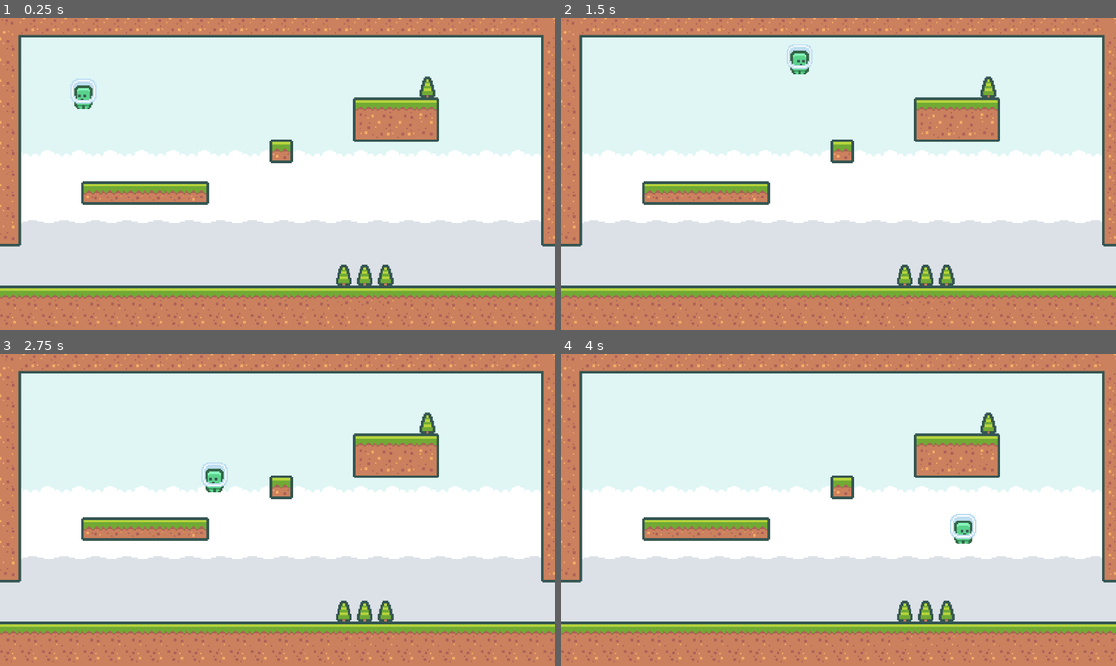
Above: before the commit, frames 1-4 (two rows, left to right).
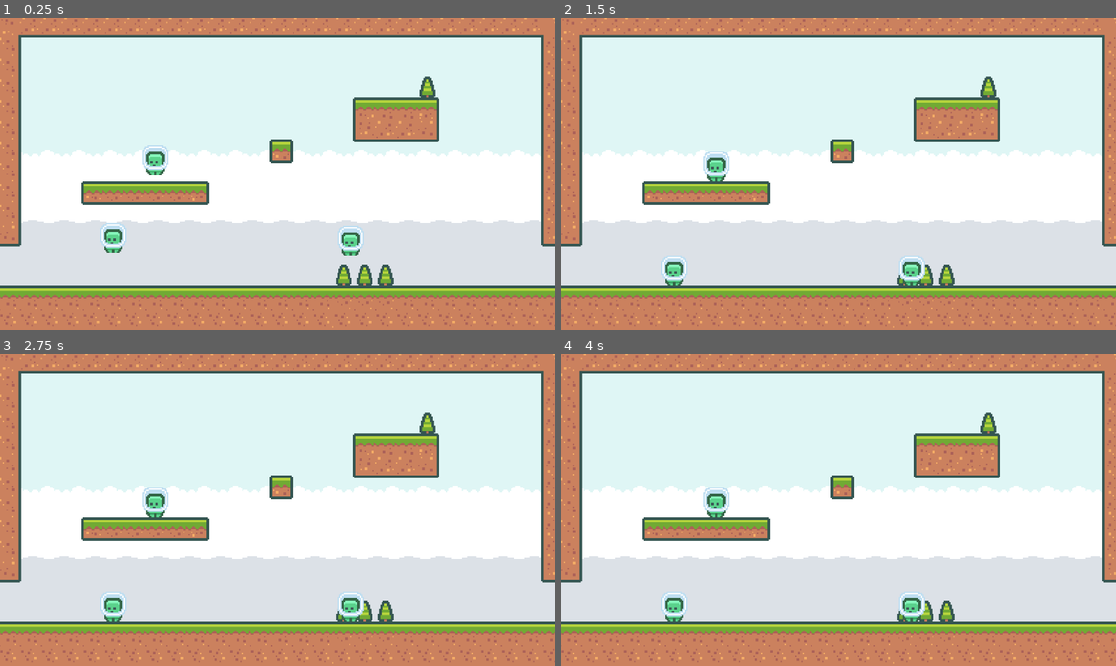
Above: after the commit, the same moments.

Repository: koldun256/rofls
Game: Godot game, scene res://scenes/level.tscn
Same seed, same stepped clock (60 frames per second), same inputs: the game is played once before the commit and once after it.
Inputs:
- Up to frame 1 (0.25 s): no input
- Up to frame 2 (1.5 s): tap Enter (ui_accept) at 0.5, 0.6, 0.77, 1.07, 1.35 s; hold Right (ui_right) from 0.53 s (still down)
- Up to frame 3 (2.75 s): tap Enter (ui_accept) at 1.52, 1.82, 2.1 s; release Right (ui_right) at 2.03 s; hold Left (ui_left) from 2.03 s (still down)
- Up to frame 4 (4 s): release Left (ui_left) at 2.78 s; hold Right (ui_right) from 2.78 s (still down); tap Enter (ui_accept) at 2.85, 3.02, 3.32, 3.6, 3.77 s

The runs differ from the first frame. In frame 1, 1.4% of the frame differs, in the area x 12-66%, y 19-77%; in frame 2, 1.4%; in frame 3, 1.5%, in the area x 18-66%, y 34-86%; in frame 4, 1.4%.

Commit message:
control changer

Diff:
--- a/project.godot
+++ b/project.godot
@@ -20,6 +20,59 @@
 window/size/viewport_width=1920
 window/size/viewport_height=1080
 
+[input]
+
+select1={
+"deadzone": 0.5,
+"events": [Object(InputEventKey,"resource_local_to_scene":false,"resource_name":"","device":0,"window_id":0,"alt_pressed":false,"shift_pressed":false,"ctrl_pressed":false,"meta_pressed":false,"pressed":false,"keycode":0,"physical_keycode":49,"key_label":0,"unicode":0,"echo":false,"script":null)
+]
+}
+select2={
+"deadzone": 0.5,
+"events": [Object(InputEventKey,"resource_local_to_scene":false,"resource_name":"","device":0,"window_id":0,"alt_pressed":false,"shift_pressed":false,"ctrl_pressed":false,"meta_pressed":false,"pressed":false,"keycode":0,"physical_keycode":50,"key_label":0,"unicode":0,"echo":false,"script":null)
+]
+}
+select3={
+"deadzone": 0.5,
+"events": [Object(InputEventKey,"resource_local_to_scene":false,"resource_name":"","device":0,"window_id":0,"alt_pressed":false,"shift_pressed":false,"ctrl_pressed":false,"meta_pressed":false,"pressed":false,"keycode":0,"physical_keycode":51,"key_label":0,"unicode":0,"echo":false,"script":null)
+]
+}
+select4={
+"deadzone": 0.5,
+"events": [Object(InputEventKey,"resource_local_to_scene":false,"resource_name":"","device":0,"window_id":0,"alt_pressed":false,"shift_pressed":false,"ctrl_pressed":false,"meta_pressed":false,"pressed":false,"keycode":0,"physical_keycode":52,"key_label":0,"unicode":0,"echo":false,"script":null)
+]
+}
+select5={
+"deadzone": 0.5,
+"events": [Object(InputEventKey,"resource_local_to_scene":false,"resource_name":"","device":0,"window_id":0,"alt_pressed":false,"shift_pressed":false,"ctrl_pressed":false,"meta_pressed":false,"pressed":false,"keycode":0,"physical_keycode":53,"key_label":0,"unicode":0,"echo":false,"script":null)
+]
+}
+select6={
+"deadzone": 0.5,
+"events": [Object(InputEventKey,"resource_local_to_scene":false,"resource_name":"","device":0,"window_id":0,"alt_pressed":false,"shift_pressed":false,"ctrl_pressed":false,"meta_pressed":false,"pressed":false,"keycode":0,"physical_keycode":54,"key_label":0,"unicode":0,"echo":false,"script":null)
+]
+}
+select7={
+"deadzone": 0.5,
+"events": [Object(InputEventKey,"resource_local_to_scene":false,"resource_name":"","device":0,"window_id":0,"alt_pressed":false,"shift_pressed":false,"ctrl_pressed":false,"meta_pressed":false,"pressed":false,"keycode":0,"physical_keycode":55,"key_label":0,"unicode":0,"echo":false,"script":null)
+]
+}
+select8={
+"deadzone": 0.5,
+"events": [Object(InputEventKey,"resource_local_to_scene":false,"resource_name":"","device":0,"window_id":0,"alt_pressed":false,"shift_pressed":false,"ctrl_pressed":false,"meta_pressed":false,"pressed":false,"keycode":0,"physical_keycode":56,"key_label":0,"unicode":0,"echo":false,"script":null)
+]
+}
+select9={
+"deadzone": 0.5,
+"events": [Object(InputEventKey,"resource_local_to_scene":false,"resource_name":"","device":0,"window_id":0,"alt_pressed":false,"shift_pressed":false,"ctrl_pressed":false,"meta_pressed":false,"pressed":false,"keycode":0,"physical_keycode":57,"key_label":0,"unicode":0,"echo":false,"script":null)
+]
+}
+select10={
+"deadzone": 0.5,
+"events": [Object(InputEventKey,"resource_local_to_scene":false,"resource_name":"","device":0,"window_id":0,"alt_pressed":false,"shift_pressed":false,"ctrl_pressed":false,"meta_pressed":false,"pressed":false,"keycode":0,"physical_keycode":48,"key_label":0,"unicode":0,"echo":false,"script":null)
+]
+}
+
 [rendering]
 
 textures/canvas_textures/default_texture_filter=0
--- a/scenes/player.tscn
+++ b/scenes/creep.tscn
@@ -1,13 +1,14 @@
 [gd_scene load_steps=4 format=3 uid="uid://onkaqc6y3rvn"]
 
-[ext_resource type="Script" path="res://scripts/player.gd" id="1_tfy2f"]
+[ext_resource type="Script" path="res://scripts/creep.gd" id="1_2x6pt"]
 [ext_resource type="Texture2D" uid="uid://bg778peeabi7h" path="res://graphics/characters/character_0000.png" id="2_d43k3"]
 
 [sub_resource type="CapsuleShape2D" id="CapsuleShape2D_k4ai3"]
 height = 24.0
 
-[node name="Player" type="CharacterBody2D"]
-script = ExtResource("1_tfy2f")
+[node name="creep" type="CharacterBody2D"]
+scale = Vector2(4, 4)
+script = ExtResource("1_2x6pt")
 
 [node name="Sprite2D" type="Sprite2D" parent="."]
 texture = ExtResource("2_d43k3")
--- /dev/null
+++ b/scenes/creep_manager.tscn
@@ -0,0 +1,17 @@
+[gd_scene load_steps=3 format=3 uid="uid://ck28aldno5kpa"]
+
+[ext_resource type="Script" path="res://scripts/creep_manager.gd" id="1_n3mp3"]
+[ext_resource type="PackedScene" uid="uid://onkaqc6y3rvn" path="res://scenes/creep.tscn" id="2_4dett"]
+
+[node name="creep_manager" type="Node"]
+script = ExtResource("1_n3mp3")
+creep_scenes = Array[PackedScene]([ExtResource("2_4dett")])
+
+[node name="creep1" parent="." instance=ExtResource("2_4dett")]
+position = Vector2(350, 647)
+
+[node name="creep2" parent="." instance=ExtResource("2_4dett")]
+position = Vector2(479, 409)
+
+[node name="creep3" parent="." instance=ExtResource("2_4dett")]
+position = Vector2(1077, 656)
--- a/scenes/level.tscn
+++ b/scenes/level.tscn
@@ -1,9 +1,10 @@
-[gd_scene load_steps=5 format=3 uid="uid://dbkhjo7p1xvig"]
+[gd_scene load_steps=6 format=3 uid="uid://dbkhjo7p1xvig"]
 
 [ext_resource type="Script" path="res://scripts/bg.gd" id="1_ysrm1"]
 [ext_resource type="TileSet" uid="uid://cbrm6tgdqdd1f" path="res://graphics/tile sets/background_tile_set.tres" id="2_1fwm0"]
 [ext_resource type="TileSet" uid="uid://b2eehst0nvoyj" path="res://graphics/tile sets/terrain_tile_set.tres" id="2_gao20"]
-[ext_resource type="PackedScene" uid="uid://onkaqc6y3rvn" path="res://scenes/player.tscn" id="3_u373p"]
+[ext_resource type="PackedScene" uid="uid://onkaqc6y3rvn" path="res://scenes/creep.tscn" id="3_u373p"]
+[ext_resource type="Script" path="res://scripts/creep_manager.gd" id="4_ppr3i"]
 
 [node name="level" type="Node2D"]
 
@@ -45,10 +46,19 @@
 format = 2
 layer_0/tile_data = PackedInt32Array(917504, 131073, 6, 917505, 131073, 6, 917506, 131073, 6, 917507, 131073, 6, 917508 …(2059 unchanged characters)…
 
-[node name="Player" parent="." instance=ExtResource("3_u373p")]
-position = Vector2(259, 206)
-scale = Vector2(4, 4)
-
-[node name="Camera2D" type="Camera2D" parent="."]
+[node name="camera" type="Camera2D" parent="."]
 position = Vector2(853, 486)
 zoom = Vector2(1.13, 1.13)
+
+[node name="creep_manager" type="Node" parent="."]
+script = ExtResource("4_ppr3i")
+creep_scenes = Array[PackedScene]([ExtResource("3_u373p")])
+
+[node name="creep1" parent="creep_manager" instance=ExtResource("3_u373p")]
+position = Vector2(350, 647)
+
+[node name="creep2" parent="creep_manager" instance=ExtResource("3_u373p")]
+position = Vector2(479, 409)
+
+[node name="creep3" parent="creep_manager" instance=ExtResource("3_u373p")]
+position = Vector2(1077, 656)
--- /dev/null
+++ b/scripts/creep.gd
@@ -0,0 +1,34 @@
+extends CharacterBody2D
+
+
+const SPEED = 500.0
+const JUMP_VELOCITY = -800.0
+
+var gravity = ProjectSettings.get_setting("physics/2d/default_gravity")
+@onready var sprite = get_node("Sprite2D")
+var controllable = false
+func _ready():
+	(get_parent() as CreepManager).change_control.connect(handle_connect)
+
+func handle_connect(creep):
+	controllable = creep == self
+
+func _physics_process(delta):
+	if not is_on_floor():
+		velocity.y += gravity * delta
+
+	if controllable:
+		if Input.is_action_just_pressed("ui_accept") and is_on_floor():
+			velocity.y = JUMP_VELOCITY
+
+		var direction = Input.get_axis("ui_left", "ui_right")
+		if direction > 0:
+			sprite.flip_h = true
+		if direction < 0:
+			sprite.flip_h = false
+		if direction:
+			velocity.x = direction * SPEED
+		else:
+			velocity.x = move_toward(velocity.x, 0, SPEED)
+
+	move_and_slide()
--- /dev/null
+++ b/scripts/creep_manager.gd
@@ -0,0 +1,14 @@
+class_name CreepManager extends Node
+
+signal change_control(creep)
+@export var creep_scenes: Array[PackedScene]
+@export var selected = 0
+@onready var creeps = get_children()
+
+func _process(delta):
+	for i in range(1,11):
+		if Input.is_action_just_pressed("select%d" % i):
+			if i > creeps.size():
+				print("Cannot select %d" % i)
+				return
+			change_control.emit(creeps[i - 1])
--- a/scripts/player.gd
+++ /dev/null
@@ -1,32 +0,0 @@
-extends CharacterBody2D
-
-
-const SPEED = 500.0
-const JUMP_VELOCITY = -800.0
-
-# Get the gravity from the project settings to be synced with RigidBody nodes.
-var gravity = ProjectSettings.get_setting("physics/2d/default_gravity")
-@onready var sprite = get_node("Sprite2D")
-
-func _physics_process(delta):
-	# Add the gravity.
-	if not is_on_floor():
-		velocity.y += gravity * delta
-
-	# Handle Jump.
-	if Input.is_action_just_pressed("ui_accept") and is_on_floor():
-		velocity.y = JUMP_VELOCITY
-
-	# Get the input direction and handle the movement/deceleration.
-	# As good practice, you should replace UI actions with custom gameplay actions.
-	var direction = Input.get_axis("ui_left", "ui_right")
-	if direction > 0:
-		sprite.flip_h = true
-	if direction < 0:
-		sprite.flip_h = false
-	if direction:
-		velocity.x = direction * SPEED
-	else:
-		velocity.x = move_toward(velocity.x, 0, SPEED)
-
-	move_and_slide()
